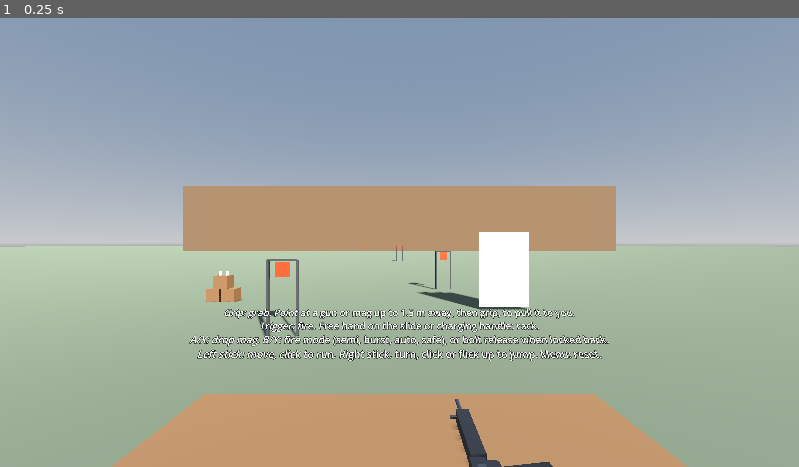
Above: before the commit, frame 1.
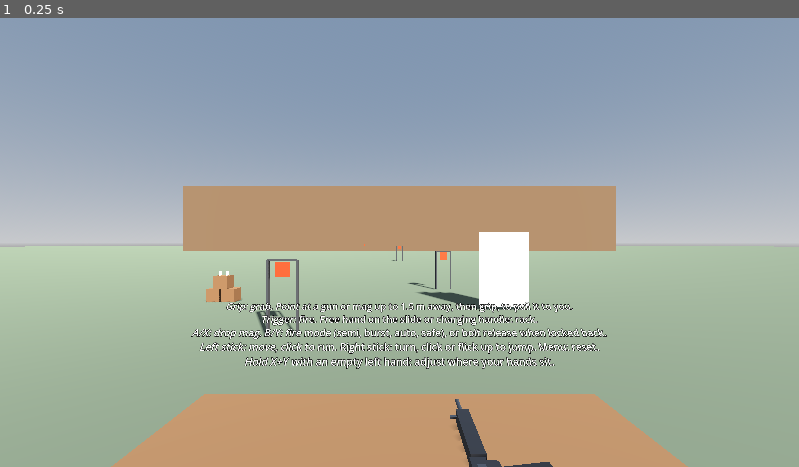
Above: after the commit, the same moment.

Repository: positive-vibezz1/VRphysicsprototypegodot
Game: Godot game, scene res://sandbox/range.tscn
The game is run twice, just before and just after one commit, with the same random seed, the same clock (stepped at 60 frames per second) and the same inputs.
Inputs:
- Up to frame 1 (0.25 s): no input

The runs differ from the first frame. In frame 1, 4.0% of the frame differs, in the area x 23-77%, y 63-79%.

Commit message:
Add a hand fit mode for adjusting the hands in the headset
Controller poses vary and only the wearer can see how far off the hands are.
Holding X and Y moves the visible hands with the sticks and saves the result.
Guns go into the fitted hand. Also turn off object picking, which stereo
rendering doesn't support.

Co-Authored-By: Claude Opus 5.5 (1M context) <noreply@anthropic.com>

Diff:
--- a/player/physics_hand.gd
+++ b/player/physics_hand.gd
@@ -52,6 +52,10 @@
 var input_bolt_button := false
 
 var _fingers: AnimationTree
+var _model: Node3D
+var _model_base := Transform3D.IDENTITY
+## How far the visible hand sits from the tracked controller pose, set by the player's hand fit.
+var _fit := Transform3D.IDENTITY
 var _joint: Joint3D
 ## Inertia of hand and held parts about the palm, along the held body's axes. Set when grabbing.
 var _carried_inertia := Vector3.ZERO
@@ -67,9 +71,17 @@
 func _ready() -> void:
 	body_entered.connect(_on_touched)
 	if model_scene:
-		var model := model_scene.instantiate()
-		add_child(model)
-		_fingers = model.get_node("AnimationTree")
+		_model = model_scene.instantiate()
+		add_child(_model)
+		_model_base = _model.transform
+		_fingers = _model.get_node("AnimationTree")
+
+
+## Moves the visible hand relative to the controller. What it picks up goes into the visible hand too.
+func set_fit(fit: Transform3D) -> void:
+	_fit = fit
+	if _model:
+		_model.transform = fit * _model_base
 
 
 func set_target(pose: Transform3D) -> void:
@@ -213,7 +225,7 @@
 	held = point
 	point.holder = self
 	if point.mode == GrabPoint.Mode.SNAP:
-		point.snap_to(global_transform)
+		point.snap_to(global_transform * _fit)
 		_joint = Generic6DOFJoint3D.new()
 	else:
 		_joint = PinJoint3D.new()
--- a/player/player.gd
+++ b/player/player.gd
@@ -5,6 +5,10 @@
 const KNOWN_REFRESH_RATES: Array[int] = [72, 80, 90, 120, 144]
 ## How often to re-measure the refresh rate on a runtime that doesn't report it.
 const RATE_CHECK_INTERVAL := 3.0
+## Hand fit mode: hold X and Y on an empty left hand this long to enter or leave it.
+const FIT_HOLD_TIME := 1.0
+const FIT_MOVE_SPEED := 0.04
+const FIT_TILT_SPEED := 30.0
 
 ## A brisk walk, and a run with the left stick clicked in.
 @export var move_speed := 4.0
@@ -16,6 +20,9 @@
 ## Shoulder position relative to the head, for bracing a stock.
 @export var shoulder_offset := Vector3(0.17, -0.2, 0.06)
 
+## Where the hand fit is kept, so it only has to be set once.
+var fit_path := "user://hand_fit.cfg"
+
 var _xr: OpenXRInterface
 var _gravity: float = ProjectSettings.get_setting("physics/3d/default_gravity")
 var _fall_speed := 0.0
@@ -23,6 +30,10 @@
 var _was_jump := false
 var _measure_rate := false
 var _rate_check_time := 0.0
+var _fit_mode := false
+var _fit_hold := 0.0
+var _fit_offset := Vector3.ZERO
+var _fit_tilt := 0.0
 
 @onready var _origin: XROrigin3D = $XROrigin3D
 @onready var _camera: XRCamera3D = $XROrigin3D/XRCamera3D
@@ -34,6 +45,7 @@
 @onready var _right_hand: PhysicsHand = $RightHand
 @onready var _left_shoulder: AnimatableBody3D = $LeftShoulder
 @onready var _right_shoulder: AnimatableBody3D = $RightShoulder
+@onready var _fit_label: Label3D = $LeftHand/FitLabel
 
 
 func _ready() -> void:
@@ -41,6 +53,7 @@
 	_right_hand.other_hand = _left_hand
 	_left_hand.controller = _left_controller
 	_right_hand.controller = _right_controller
+	_load_fit()
 	_start_xr()
 
 
@@ -50,6 +63,7 @@
 		if _rate_check_time >= RATE_CHECK_INTERVAL:
 			_rate_check_time = 0.0
 			set_tick_rate(_nearest_refresh_rate(Engine.get_frames_per_second()))
+	_update_fit(delta)
 	_locomote(delta)
 	_update_hand(_left_hand, _left_controller, _left_aim)
 	_update_hand(_right_hand, _right_controller, _right_aim)
@@ -89,7 +103,7 @@
 	_origin.global_position -= followed
 
 	# Jump with the right stick: click it, or flick it up.
-	var jump := _right_controller.is_button_pressed(&"primary_click") or _right_controller.get_vector2(&"primary").y > 0.8
+	var jump := not _fit_mode and (_right_controller.is_button_pressed(&"primary_click") or _right_controller.get_vector2(&"primary").y > 0.8)
 	if is_on_floor():
 		_fall_speed = jump_speed if jump and not _was_jump else 0.0
 	else:
@@ -110,13 +124,67 @@
 	hand.input_bolt_button = controller.is_button_pressed(&"by_button")
 
 
+## Hand fit mode takes the sticks away from walking and turning.
 func _stick(controller: XRController3D) -> Vector2:
+	return Vector2.ZERO if _fit_mode else _deadzoned(controller)
+
+
+func _deadzoned(controller: XRController3D) -> Vector2:
 	# Rescaled so speed starts from zero at the edge of the deadzone, not with a jump.
 	var stick := controller.get_vector2(&"primary")
 	var length := stick.length()
 	if length <= stick_deadzone:
 		return Vector2.ZERO
 	return stick / length * minf((length - stick_deadzone) / (1.0 - stick_deadzone), 1.0)
+
+
+## Controller poses differ between runtimes and headsets, and only the person wearing it can see how far off the
+## hands are, so the fit is set in the headset. Left stick: side and forward. Right stick: up and tilt.
+func _update_fit(delta: float) -> void:
+	var held_down := _left_controller.is_button_pressed(&"ax_button") and _left_controller.is_button_pressed(&"by_button")
+	if not held_down or _left_hand.held:
+		_fit_hold = 0.0
+	elif _fit_hold >= 0.0:
+		_fit_hold += delta
+		if _fit_hold >= FIT_HOLD_TIME:
+			# Negative until the buttons come up, so one long press only toggles once.
+			_fit_hold = -1.0
+			_fit_mode = not _fit_mode
+			_fit_label.visible = _fit_mode
+			if not _fit_mode:
+				_save_fit()
+	if _fit_mode:
+		var left := _deadzoned(_left_controller)
+		var right := _deadzoned(_right_controller)
+		_fit_offset += Vector3(left.x, -left.y, -right.y) * FIT_MOVE_SPEED * delta
+		_fit_tilt += right.x * FIT_TILT_SPEED * delta
+		_apply_fit()
+		_fit_label.text = "HAND FIT\nLeft stick: side, forward\nRight stick: up, tilt\nHold X+Y: save\n%.3f, %.3f, %.3f   tilt %.0f" % [
+			_fit_offset.x, _fit_offset.y, _fit_offset.z, _fit_tilt
+		]
+
+
+## Mirrored side to side, so the same fit suits both hands.
+func _apply_fit() -> void:
+	var tilt := Basis(Vector3.RIGHT, deg_to_rad(_fit_tilt))
+	_right_hand.set_fit(Transform3D(tilt, _fit_offset))
+	_left_hand.set_fit(Transform3D(tilt, _fit_offset * Vector3(-1.0, 1.0, 1.0)))
+
+
+func _load_fit() -> void:
+	var config := ConfigFile.new()
+	if config.load(fit_path) == OK:
+		_fit_offset = config.get_value("hands", "offset", Vector3.ZERO)
+		_fit_tilt = config.get_value("hands", "tilt", 0.0)
+		_apply_fit()
+
+
+func _save_fit() -> void:
+	var config := ConfigFile.new()
+	config.set_value("hands", "offset", _fit_offset)
+	config.set_value("hands", "tilt", _fit_tilt)
+	config.save(fit_path)
+	print("Hand fit saved: offset ", _fit_offset, " tilt ", _fit_tilt)
 
 
 func _start_xr() -> void:
--- a/player/player.tscn
+++ b/player/player.tscn
@@ -46,6 +46,14 @@
 [node name="LeftHand" parent="." instance=ExtResource("2")]
 model_scene = ExtResource("3")
 
+[node name="FitLabel" type="Label3D" parent="LeftHand"]
+transform = Transform3D(1, 0, 0, 0, 1, 0, 0, 0, 1, 0, 0, -0.14)
+visible = false
+billboard = 1
+pixel_size = 0.0006
+font_size = 32
+outline_size = 8
+
 [node name="RightHand" parent="." instance=ExtResource("2")]
 model_scene = ExtResource("4")
 
--- a/project.godot
+++ b/project.godot
@@ -25,6 +25,7 @@
 [physics]
 
 3d/physics_engine="Jolt Physics"
+common/enable_object_picking=false
 common/physics_ticks_per_second=90
 jolt_physics_3d/limits/max_linear_velocity=1500.0
 
--- a/sandbox/range.tscn
+++ b/sandbox/range.tscn
@@ -123,7 +123,8 @@
 text = "Grip: grab. Point at a gun or mag up to 1.5 m away, then grip, to pull it to you.
 Trigger: fire. Free hand on the slide or charging handle: rack.
 A/X: drop mag. B/Y: fire mode (semi, burst, auto, safe), or bolt release when locked back.
-Left stick: move, click to run. Right stick: turn, click or flick up to jump. Menu: reset."
+Left stick: move, click to run. Right stick: turn, click or flick up to jump. Menu: reset.
+Hold X+Y with an empty left hand: adjust where your hands sit."
 font_size = 36
 outline_size = 6
 
--- a/tests/test_player.gd
+++ b/tests/test_player.gd
@@ -131,6 +131,72 @@
 	assert_eq(hand.remote_target, pistol.grip, "the aim pose picks the target")
 
 
+func _hold_fit_buttons() -> void:
+	_left.set_input(&"ax_button", true)
+	_left.set_input(&"by_button", true)
+	await wait_physics_frames(95)
+	_left.set_input(&"ax_button", false)
+	_left.set_input(&"by_button", false)
+	await wait_physics_frames(2)
+
+
+func test_hand_fit_moves_the_hands_and_comes_back_next_time() -> void:
+	_player.fit_path = "user://test_hand_fit.cfg"
+	await wait_physics_frames(10)
+	var model: Node3D = _player.get_node("RightHand").find_child("HandRight", true, false)
+	var left_model: Node3D = _player.get_node("LeftHand").find_child("HandLeft", true, false)
+	var start := model.position
+	var left_start := left_model.position
+	var label: Label3D = _player.get_node("LeftHand/FitLabel")
+	assert_false(label.visible)
+
+	await _hold_fit_buttons()
+	assert_true(label.visible, "holding X and Y enters the mode")
+
+	var standing := _player.global_position
+	_left.set_input(&"primary", Vector2(1, 0.5))
+	_right.set_input(&"primary", Vector2(0.5, 1))
+	await wait_physics_frames(45)
+	_left.set_input(&"primary", Vector2.ZERO)
+	_right.set_input(&"primary", Vector2.ZERO)
+	await wait_physics_frames(2)
+	assert_almost_eq((_player.global_position - standing).length(), 0.0, 0.01, "sticks don't walk in this mode")
+	assert_almost_eq(_player.global_position.y, standing.y, 0.01, "and don't jump")
+	assert_gt(model.position.x, start.x + 0.005, "right hand moved outward")
+	assert_lt(left_model.position.x, left_start.x - 0.005, "left hand mirrors it")
+	var fitted := model.transform
+
+	await _hold_fit_buttons()
+	assert_false(label.visible, "holding again leaves the mode")
+	await wait_physics_frames(2)
+	_left.set_input(&"primary", Vector2(0, 1))
+	var before_walk := _player.global_position
+	await wait_physics_frames(10)
+	assert_gt((_player.global_position - before_walk).length(), 0.1, "sticks walk again")
+	_left.set_input(&"primary", Vector2.ZERO)
+
+	var next_time: Player = (load("res://player/player.tscn") as PackedScene).instantiate()
+	next_time.fit_path = _player.fit_path
+	add_child_autofree(next_time)
+	var reloaded: Node3D = next_time.get_node("RightHand").find_child("HandRight", true, false)
+	assert_true(reloaded.transform.is_equal_approx(fitted), "the fit is remembered")
+	DirAccess.remove_absolute(_player.fit_path)
+
+
+func test_a_gun_goes_into_the_fitted_hand() -> void:
+	_player.global_position = Vector3.ZERO
+	var pistol: Gun = _range.get_node("Pistol")
+	var hand: PhysicsHand = _player.get_node("RightHand")
+	var fit := Transform3D(Basis.IDENTITY, Vector3(0.02, -0.03, 0.01))
+	hand.set_fit(fit)
+	await wait_physics_frames(30)
+	hand.set_target(Transform3D(RIGHT_REST.basis, pistol.grip.global_position + Vector3(0, 0.08, 0)))
+	hand.grab(pistol.grip)
+	var expected: Vector3 = (hand.global_transform * fit).origin
+	assert_almost_eq(pistol.grip.global_position.distance_to(expected), 0.0, 0.001)
+	hand.release()
+
+
 func test_small_stick_input_is_ignored() -> void:
 	await wait_physics_frames(10)
 	var start := _player.global_position
